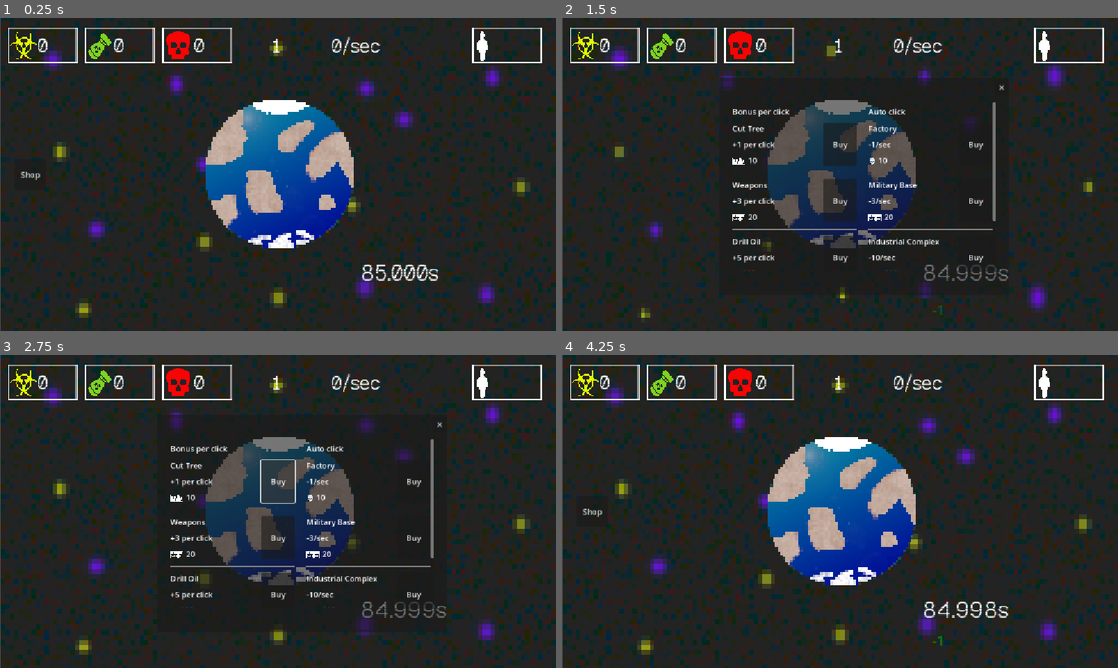
Above: before the commit, frames 1-4 (two rows, left to right).
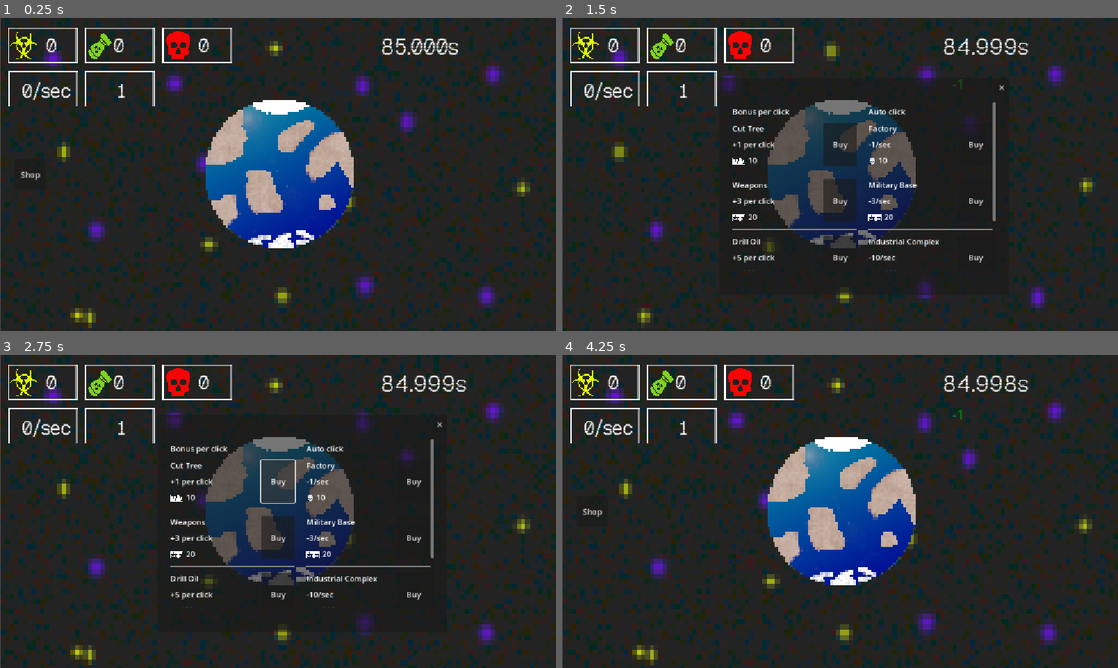
Above: after the commit, the same moments.

Repository: KvoERR/count-down-game
Game: Godot game, scene res://main.tscn
The game is run twice, just before and just after one commit, with the same random seed, the same clock (stepped at 60 frames per second) and the same inputs.
Inputs (mouse positions are in pixels of both pictures, inside the frame that each line leads up to):
- Up to frame 1 (0.25 s): no input
- Up to frame 2 (1.5 s): click (845, 174) at 0.5 s; click "Shop" at 1.25 s
- Up to frame 3 (2.75 s): click "Buy" at 2 s
- Up to frame 4 (4.25 s): click "✕" at 2.75 s; click (845, 511) at 3.5 s

The runs differ from the first frame. In frame 1, 20% of the frame differs, in the area x 0-100%, y 0-100%; in frame 2, 14%; in frame 3, 14%; in frame 4, 20%.

Commit message:
end scene

Diff:
--- a/game.gd
+++ b/game.gd
@@ -26,6 +26,8 @@
 			bonus_level -= bonus_delta
 	if clicks < 0:
 		clicks = 0
+		game_end()
+
 
 func click():
 	clicks -= click_power
@@ -37,6 +39,8 @@
 
 	if clicks < 0:
 		clicks = 0
+		game_end()
+
 
 func tick(time_to_click):
 	clicks += int(time_to_click)
@@ -70,3 +74,6 @@
 	tween.parallel().tween_property(label, "position:y", position.y + 100, 1.2)
 	tween.parallel().tween_property(label, "modulate:a", 0, 1.2)
 	tween.tween_callback(label.queue_free)
+
+func game_end():
+	get_tree().change_scene_to_file("res://scenes/end.tscn")
--- a/main.tscn
+++ b/main.tscn
@@ -42,10 +42,6 @@
 "speed": 20.0
 }]
 
-[sub_resource type="GDScript" id="GDScript_dg77c"]
-script/source = "extends AnimatedSprite2D
-"
-
 [sub_resource type="StyleBoxEmpty" id="StyleBoxEmpty_kek77"]
 
 [sub_resource type="StyleBoxEmpty" id="StyleBoxEmpty_4c57u"]
@@ -71,10 +67,7 @@
 position = Vector2(576.5, 329)
 scale = Vector2(8.9765625, 10.40625)
 sprite_frames = SubResource("SpriteFrames_ycdy4")
-frame = 4
-frame_progress = 0.20609315
 speed_scale = 0.5
-script = SubResource("GDScript_dg77c")
 
 [node name="ShopSound" type="AudioStreamPlayer2D" parent="."]
 position = Vector2(-411, -159)
@@ -176,16 +169,14 @@
 script = ExtResource("2_h2yge")
 
 [node name="CounterLabel" type="Label" parent="Game"]
-anchors_preset = -1
-anchor_left = 0.633
-anchor_top = 0.832
-anchor_right = 0.88900006
-anchor_bottom = 0.91
-offset_left = 17.783997
-offset_top = -41.135986
-offset_right = -98.12805
-offset_bottom = -28.679993
-grow_horizontal = 2
+anchors_preset = 1
+anchor_left = 1.0
+anchor_right = 1.0
+offset_left = -364.0
+offset_top = 30.0
+offset_right = -185.0
+offset_bottom = 93.0
+grow_horizontal = 0
 theme_override_fonts/font = ExtResource("4_7mycd")
 theme_override_font_sizes/font_size = 45
 text = "Клики: 0"
@@ -237,33 +228,19 @@
 wait_time = 10.0
 
 [node name="ClickStats" type="Label" parent="Game"]
-anchors_preset = 3
-anchor_left = 1.0
-anchor_top = 1.0
-anchor_right = 1.0
-anchor_bottom = 1.0
-offset_left = -592.0
-offset_top = -617.0
-offset_right = -569.0
-offset_bottom = -564.0
-grow_horizontal = 0
-grow_vertical = 0
+offset_left = 227.0
+offset_top = 124.0
+offset_right = 250.0
+offset_bottom = 177.0
 theme_override_fonts/font = ExtResource("4_7mycd")
 theme_override_font_sizes/font_size = 40
 text = "0"
 
 [node name="AutoStats" type="Label" parent="Game"]
-anchors_preset = 6
-anchor_left = 1.0
-anchor_top = 0.5
-anchor_right = 1.0
-anchor_bottom = 0.5
-offset_left = -387.0
-offset_top = -293.0
-offset_right = -364.0
-offset_bottom = -240.0
-grow_horizontal = 0
-grow_vertical = 2
+offset_left = 30.0
+offset_top = 124.0
+offset_right = 53.0
+offset_bottom = 177.0
 theme_override_fonts/font = ExtResource("4_7mycd")
 theme_override_font_sizes/font_size = 40
 text = "0"
@@ -277,46 +254,28 @@
 script = ExtResource("7_5vw27")
 
 [node name="DeathLabel" type="Label" parent="Interface"]
-anchors_preset = -1
-anchor_left = 0.633
-anchor_top = 0.832
-anchor_right = 0.88900006
-anchor_bottom = 0.91
-offset_left = -328.216
-offset_top = -509.136
-offset_right = -523.1279
-offset_bottom = -506.67993
-grow_horizontal = 2
+offset_left = 411.0
+offset_top = 30.0
+offset_right = 434.0
+offset_bottom = 83.0
 theme_override_fonts/font = ExtResource("4_7mycd")
 theme_override_font_sizes/font_size = 40
 text = "0"
 
 [node name="WarLabel" type="Label" parent="Interface"]
-anchors_preset = -1
-anchor_left = 0.633
-anchor_top = 0.832
-anchor_right = 0.88900006
-anchor_bottom = 0.91
-offset_left = -494.216
-offset_top = -509.136
-offset_right = -689.12787
-offset_bottom = -506.68
-grow_horizontal = 2
+offset_left = 235.0
+offset_top = 30.0
+offset_right = 258.0
+offset_bottom = 83.0
 theme_override_fonts/font = ExtResource("4_7mycd")
 theme_override_font_sizes/font_size = 40
 text = "0"
 
 [node name="WasteLabel" type="Label" parent="Interface"]
-anchors_preset = -1
-anchor_left = 0.633
-anchor_top = 0.832
-anchor_right = 0.88900006
-anchor_bottom = 0.91
-offset_left = -652.216
-offset_top = -509.136
-offset_right = -847.12805
-offset_bottom = -506.68
-grow_horizontal = 2
+offset_left = 95.0
+offset_top = 30.0
+offset_right = 118.0
+offset_bottom = 83.0
 theme_override_fonts/font = ExtResource("4_7mycd")
 theme_override_font_sizes/font_size = 40
 text = "0"
--- /dev/null
+++ b/scenes/end.gd
@@ -0,0 +1,14 @@
+extends Control
+
+@onready var explosion = $Explosion
+@onready var end = $Label
+
+func _ready():
+	explosion.play("default")
+	explosion.animation_finished.connect(_on_animation_finished)
+
+func _on_animation_finished():
+	explosion.visible = false
+	end.visible = true
+	var tween = create_tween()
+	tween.tween_property(end, "modulate:a", 1.0, 1.0)
--- /dev/null
+++ b/scenes/end.tscn
@@ -0,0 +1,94 @@
+[gd_scene load_steps=14 format=3 uid="uid://dx8lrxwv50is8"]
+
+[ext_resource type="Script" uid="uid://bm03ebb4nh2lj" path="res://scenes/end.gd" id="1_mwn6m"]
+[ext_resource type="Texture2D" uid="uid://likhouarx7s7" path="res://assets/img/Explosion_1/Explosion_1.png" id="2_oc5t2"]
+[ext_resource type="Texture2D" uid="uid://8d6mgyflbih" path="res://assets/img/Explosion_1/Explosion_2.png" id="3_njoby"]
+[ext_resource type="Texture2D" uid="uid://bgedqigpbgopt" path="res://assets/img/Explosion_1/Explosion_3.png" id="4_sf0ys"]
+[ext_resource type="Texture2D" uid="uid://dw15mb6pmlrg6" path="res://assets/img/Explosion_1/Explosion_4.png" id="5_stj65"]
+[ext_resource type="Texture2D" uid="uid://50x5g7mvro2m" path="res://assets/img/Explosion_1/Explosion_5.png" id="6_8cwnd"]
+[ext_resource type="Texture2D" uid="uid://xxx7unibuplc" path="res://assets/img/Explosion_1/Explosion_6.png" id="7_liw33"]
+[ext_resource type="Texture2D" uid="uid://6swosofy3me8" path="res://assets/img/Explosion_1/Explosion_7.png" id="8_wrlrt"]
+[ext_resource type="Texture2D" uid="uid://c61by86ta0rv0" path="res://assets/img/Explosion_1/Explosion_8.png" id="9_gm2es"]
+[ext_resource type="Texture2D" uid="uid://dawmvaru070bj" path="res://assets/img/Explosion_1/Explosion_9.png" id="10_6tafp"]
+[ext_resource type="Texture2D" uid="uid://cdtchrcxfh7al" path="res://assets/img/Explosion_1/Explosion_10.png" id="11_0rapm"]
+[ext_resource type="FontFile" uid="uid://b3emhib22rg6s" path="res://assets/font/GeistPixel-Regular-VariableFont_ELSH.ttf" id="12_njoby"]
+
+[sub_resource type="SpriteFrames" id="SpriteFrames_xbbny"]
+animations = [{
+"frames": [{
+"duration": 1.0,
+"texture": ExtResource("2_oc5t2")
+}, {
+"duration": 1.0,
+"texture": ExtResource("3_njoby")
+}, {
+"duration": 1.0,
+"texture": ExtResource("4_sf0ys")
+}, {
+"duration": 1.0,
+"texture": ExtResource("5_stj65")
+}, {
+"duration": 1.0,
+"texture": ExtResource("6_8cwnd")
+}, {
+"duration": 1.0,
+"texture": ExtResource("7_liw33")
+}, {
+"duration": 1.0,
+"texture": ExtResource("8_wrlrt")
+}, {
+"duration": 1.0,
+"texture": ExtResource("9_gm2es")
+}, {
+"duration": 1.0,
+"texture": ExtResource("10_6tafp")
+}, {
+"duration": 1.0,
+"texture": ExtResource("11_0rapm")
+}],
+"loop": false,
+"name": &"default",
+"speed": 15.0
+}]
+
+[node name="End" type="Control"]
+layout_mode = 3
+anchors_preset = 15
+anchor_right = 1.0
+anchor_bottom = 1.0
+grow_horizontal = 2
+grow_vertical = 2
+script = ExtResource("1_mwn6m")
+
+[node name="Explosion" type="AnimatedSprite2D" parent="."]
+texture_filter = 1
+position = Vector2(580, 313.99997)
+scale = Vector2(2.3855042, 2.765441)
+sprite_frames = SubResource("SpriteFrames_xbbny")
+frame = 1
+speed_scale = 0.5
+
+[node name="ColorRect" type="ColorRect" parent="."]
+z_index = -1
+layout_mode = 0
+offset_right = 1189.0
+offset_bottom = 673.0
+color = Color(0, 0, 0, 1)
+
+[node name="Label" type="Label" parent="."]
+visible = false
+layout_mode = 1
+anchors_preset = 8
+anchor_left = 0.5
+anchor_top = 0.5
+anchor_right = 0.5
+anchor_bottom = 0.5
+offset_left = -89.5
+offset_top = -31.5
+offset_right = 89.5
+offset_bottom = 31.5
+grow_horizontal = 2
+grow_vertical = 2
+theme_override_fonts/font = ExtResource("12_njoby")
+theme_override_font_sizes/font_size = 45
+text = "The End?"
Binary file added: assets/img/Explosion_1/Explosion_1.png
Not shown, added: assets/img/Explosion_1/Explosion_1.png.import
Binary file added: assets/img/Explosion_1/Explosion_10.png
Not shown, added: assets/img/Explosion_1/Explosion_10.png.import
Binary file added: assets/img/Explosion_1/Explosion_2.png
Not shown, added: assets/img/Explosion_1/Explosion_2.png.import
Binary file added: assets/img/Explosion_1/Explosion_3.png
Not shown, added: assets/img/Explosion_1/Explosion_3.png.import
Binary file added: assets/img/Explosion_1/Explosion_4.png
Not shown, added: assets/img/Explosion_1/Explosion_4.png.import
Binary file added: assets/img/Explosion_1/Explosion_5.png
Not shown, added: assets/img/Explosion_1/Explosion_5.png.import
(and 12 more such lines)
